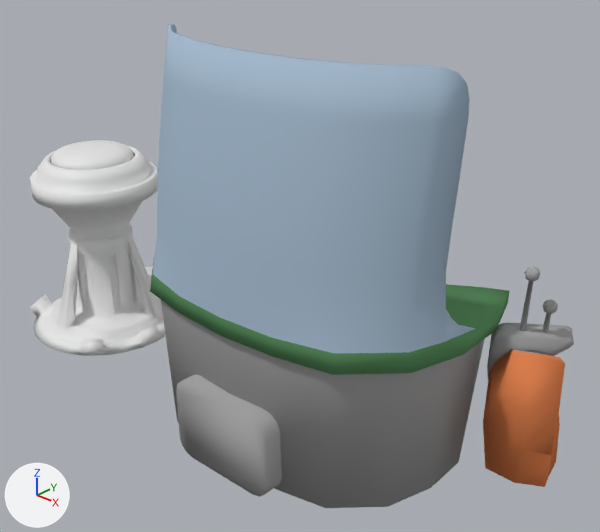
What one commit did to the Blender file Blender/MiniConsole.blend.
Both versions are drawn from a camera (50 mm lens) standing at (5.05, -3.32, 3.14) and looking at (1.83, 0.24, 0.89). The lights are fixed; the arrows at lower left show +X, +Y and +Z.
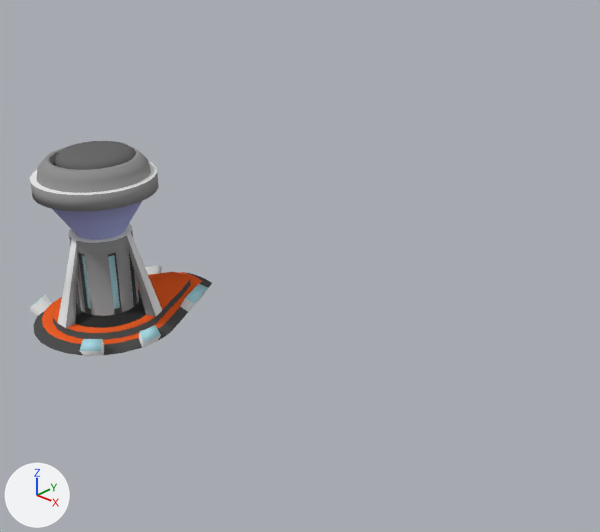
The newer file is also turned or shifted as a whole; pictures and numbers use the older file's frame.

What differs and where, as boxes [x1, y1, x2, y2] in the pictures (600 x 532 px):
'Console', deleted: before [150, 24, 574, 508]
    faces in mat_glass_screen_001 (blue #a8bed1): [153, 24, 475, 353]
    faces in mat_metal_001 (grey #a5a5a5): [161, 266, 574, 508]
    faces in mat_stone_001 (orange #e78653): [483, 349, 565, 487]
    faces in mat_computer_chip_001 (green #609664): [150, 254, 509, 375]
'Cylinder.001', reshaped: before [51, 140, 134, 170]; after [55, 141, 136, 170]
part 2 of me_cylinder, recoloured: [31, 146, 158, 328] in both
part 3 of me_cylinder, recoloured (grey to cyan): [31, 250, 161, 351] in both
part 4 of me_cylinder, recoloured (white to grey): [33, 253, 166, 356] in both
part 5 of me_cylinder, recoloured (white to orange): [42, 274, 164, 345] in both
part 6 of me_cylinder, recoloured (white to black): [75, 290, 146, 328] in both
part 7 of me_cylinder, recoloured (grey to blue): [53, 201, 142, 240] in both

What the commit changed:
Material 'Glowy' (mat_glowy) is new.
Its base color is (0.41, 0.721, 0.8) (cyan #acdde7).
Material 'Glass' (mat_glass) is new.
Its base color is (0.406, 0.448, 0.8) (blue #abb3e7).
Material 'Dark' (mat_dark) is new.
Its base color is (0.08, 0.08, 0.08) (dark grey #505050).
Material 'DarkPlastic' (mat_darkplastic) is new.
Its base color is (0.0331, 0.0331, 0.0331) (black #333333).
Material 'Metal' (mat_metal) is new.
Its base color is (0.288, 0.288, 0.288) (grey #929292).
Material 'Rustymetal' (mat_rustymetal) is new.
Its base color is (0.8, 0.111, 0.0226) (orange #e75e29).
Material 'InnerChip' (mat_innerchip) is new.
Its base color is (0.0824, 0.133, 0.0866) (dark green #516653).
Material 'MetalDarkish' (mat_metaldarkish) is new.
Its base color is (0.147, 0.147, 0.147) (dark grey #6b6b6b).
me_cylinder_001 is used by ob_cylinder_001; location (0.0, 0.0, -0.086); scale (0.775, 0.775, 0.775).
me_cylinder_001 had 176 vertices, 175 faces and spanned x -0.391..0.391, y -0.388..0.391, z 1.312..1.848.
me_cylinder_001 now has 202 vertices, 225 faces and spans x -0.392..0.389, y -0.352..0.428, z 1.397..1.833.
me_cylinder_001 part 1: 176 vertices removed from x -0.391..0.391, y -0.388..0.391, z 1.312..1.848; 202 vertices added at x -0.392..0.389, y -0.352..0.428, z 1.397..1.833.
me_cylinder_001 now uses material mat_metaldarkish (dark grey #6b6b6b).
me_cylinder_001 now uses material mat_innerchip (dark green #516653).
me_cylinder has 695 vertices, 724 faces and spans x -0.81..0.81, y -0.76..1.27, z -0.06..1.67.
me_cylinder is used by ob_cylinder; location (0.0, 0.0, -0.011); scale (0.775, 0.775, 0.775).
me_cylinder part 2: 201 faces spanning x -0.59..0.59, y -0.59..0.59, z 0.07..1.67 switch from no material to mat_metal (grey #929292).
me_cylinder part 3: 14 faces spanning x -0.81..0.81, y -0.69..1.01, z 0.03..0.74 switch from no material to mat_glowy (cyan #acdde7).
me_cylinder part 4: 126 faces spanning x -0.74..0.74, y -0.76..1.27, z -0.06..1.58 switch from no material to mat_dark (dark grey #505050).
me_cylinder part 5: 47 faces spanning x -0.66..0.66, y -0.67..1.14, z 0.0..0.07 switch from no material to mat_rustymetal (orange #e75e29).
me_cylinder part 6: 25 faces spanning x -0.45..0.45, y -0.44..0.45, z 0.07..0.12 switch from no material to mat_darkplastic (black #333333).
me_cylinder part 7: 50 faces spanning x -0.52..0.52, y -0.51..0.52, z 0.91..1.34 switch from no material to mat_glass (blue #abb3e7).
me_cylinder now uses material mat_rivets_001 (white #e7e7e7).
Object 'Console' (ob_console) is deleted.
